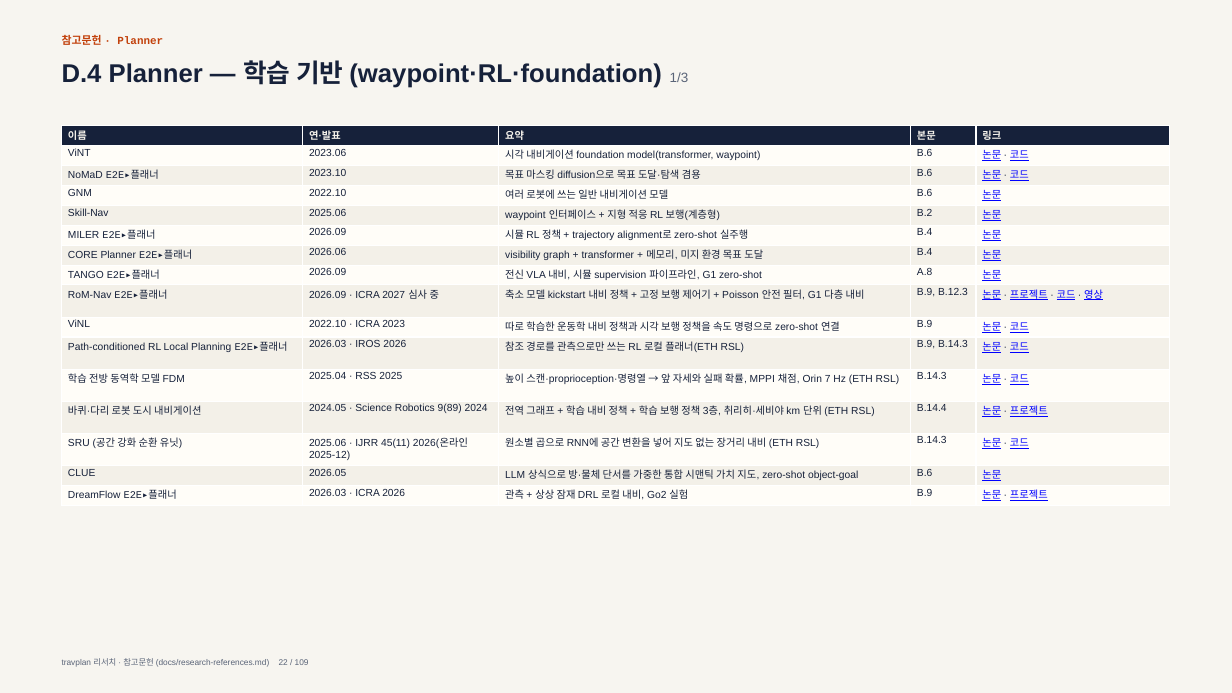
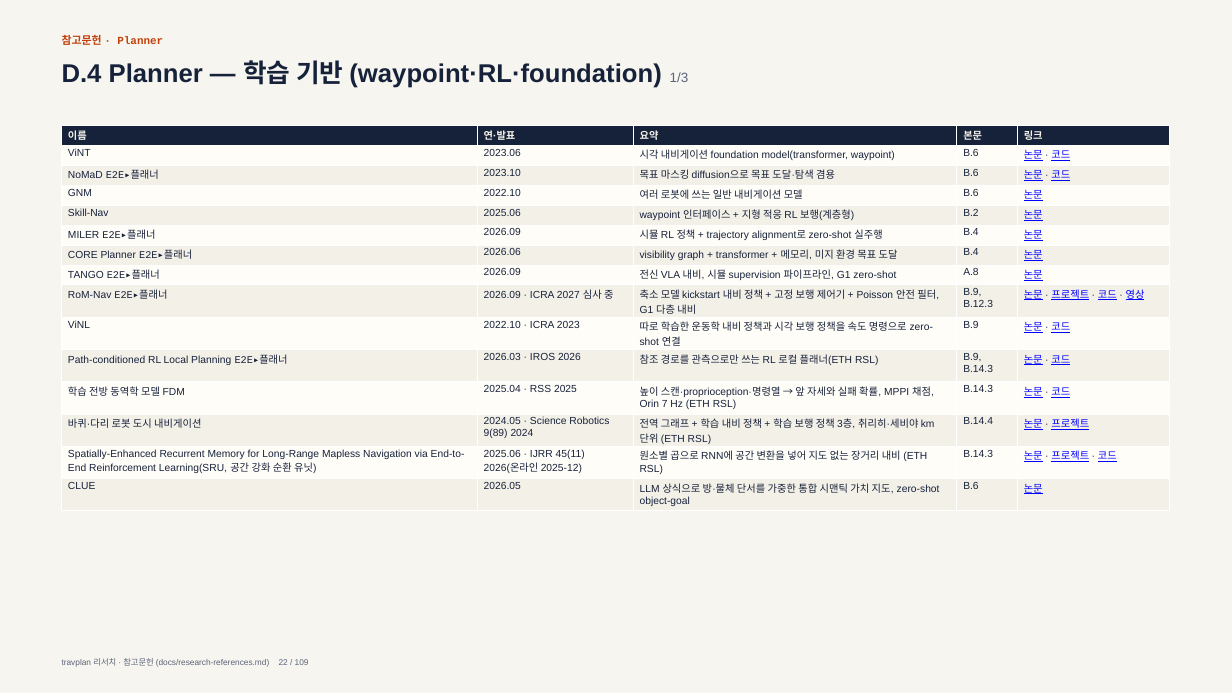
Before and after one commit to Geonhee-LEE/travplan-site, a slide deck: slide 22 of slides/research-references/research-references.pptx. Drawn at 1232x693 pixels with LibreOffice and Linux fonts; fonts in the diff are those of the drawing. Boxes give left, top, right and bottom in pixels: in the first picture for what was removed or moved away, otherwise in the second. Text is boxed around its words. In the diff, an @@ line names an element or a change of style, - is before the commit and + after.

```diff
--- a/slides/research-references/research-references.pptx
+++ b/slides/research-references/research-references.pptx
@@ table at box(62, 126, 1170, 510) @@
-row 14, column 1: SRU (공간 강화 순환 유닛)
+row 14, column 1: Spatially-Enhanced Recurrent Memory for Long-Range Mapless Navigation via End-to-End Reinforcement Learning(SRU, 공간 강화 순환 유닛)
-row 14, column 5: 논문 · 코드
+row 14, column 5: 논문 · 프로젝트 · 코드
-row 16: DreamFlow E2E▸플래너 | 2026.03 · ICRA 2026 | 관측 + 상상 잠재 DRL 로컬 내비, Go2 실험 | B.9 | 논문 · 프로젝트
```
Also in this commit, not shown: 2 other slides changed, 7 other files.
